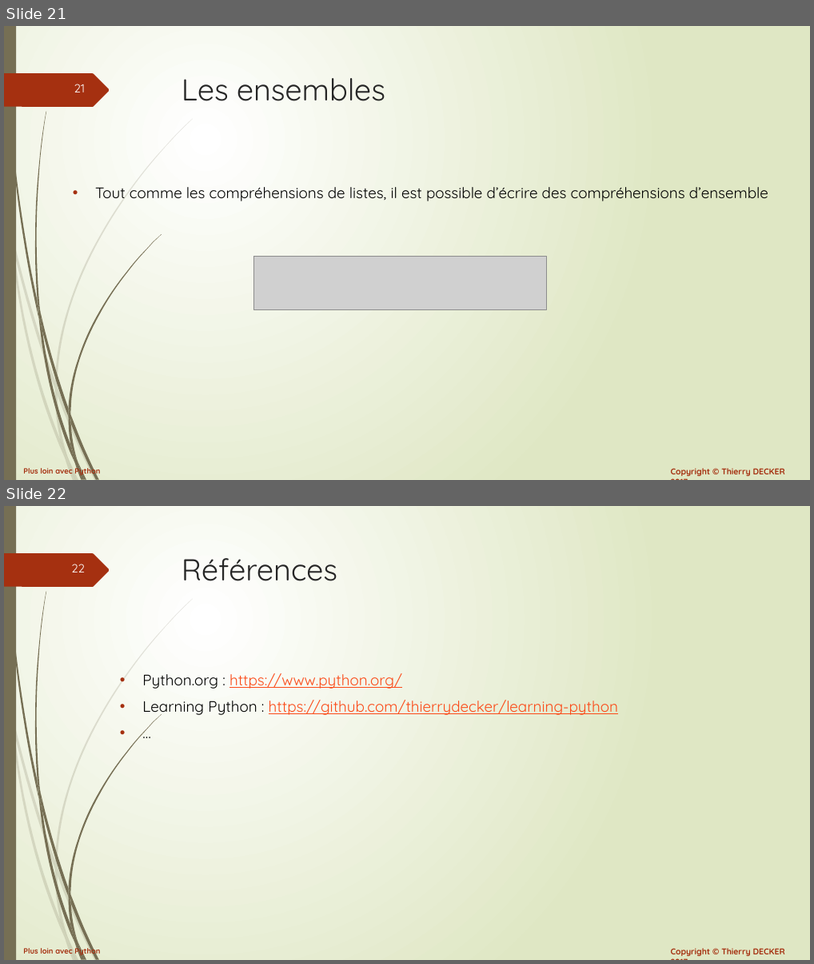
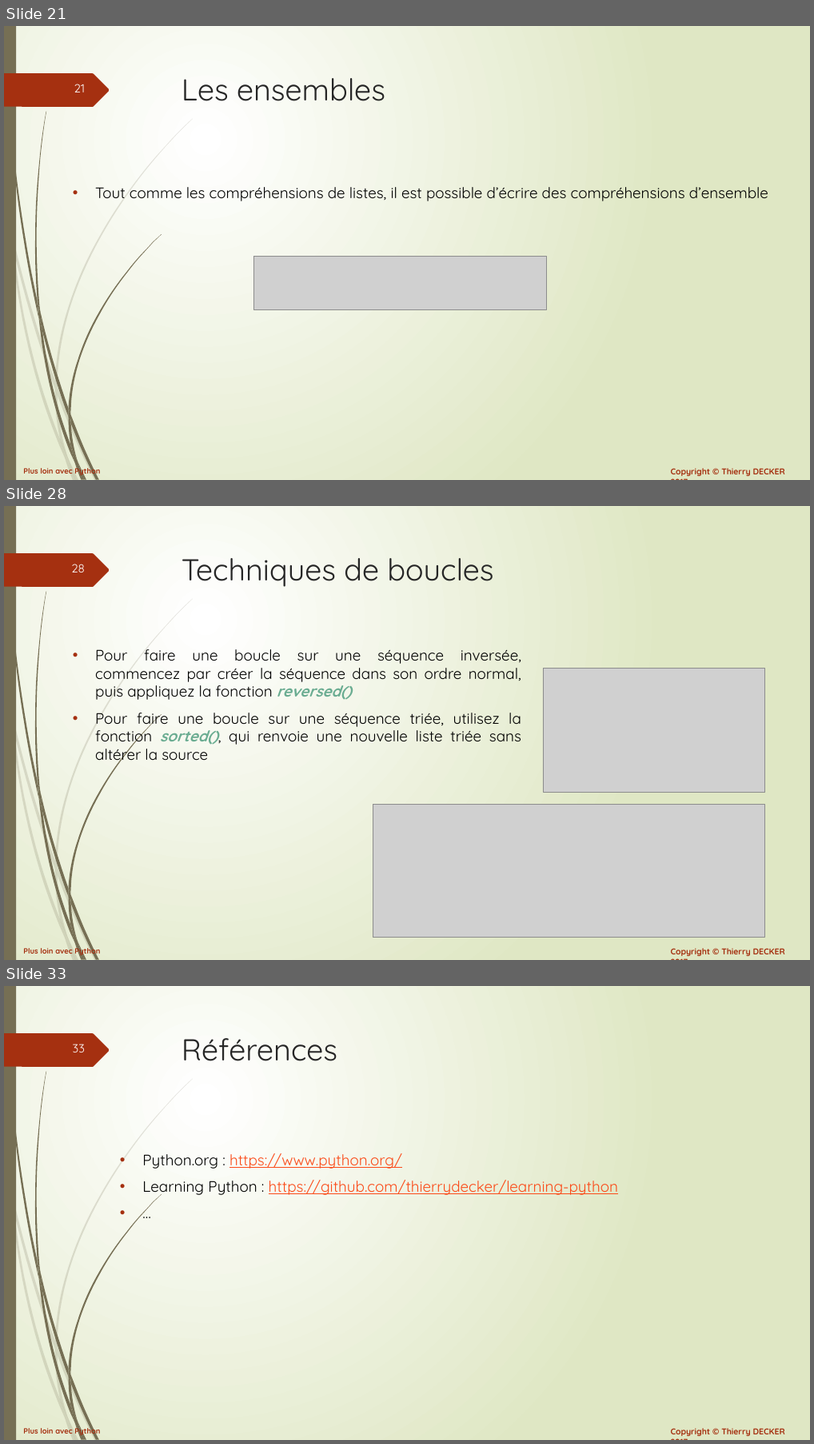
Before and after one commit to VikmanTheRacoon/learning-python, a slide deck: documentations/python-102.pptx. Shown one above the other, each under a label of ours: slides 21 and 22 before the commit, slides 21, 28 and 33 after it; the slides between them are not shown. The pictures are 814x964 and 814x1444 pixels, drawn with LibreOffice and Linux fonts; fonts in the diff are those of the drawing; grey boxes stand for pictures. Boxes give left, top, right and bottom in pixels: in the first picture for what was removed or moved away, otherwise in the second. Text is boxed around its words. In the diff, an @@ line names an element or a change of style, - is before the commit and + after.

```diff
--- a/documentations/python-102.pptx
+++ b/documentations/python-102.pptx
@@ slide 28 added at (4,506,810,960), background gradient #FFFFFF to #DFE8C4; not listed: 27 template elements that a slide beside it also shows @@
@@ title added at (182,558,494,587), 36 pt, text #262626 @@
+Techniques de boucles
@@ text added at (95,649,522,764), 18 pt, text #000000 @@
+• Pour faire une boucle sur une séquence inversée, commencez par créer la séquence dans son ordre normal, puis appliquez la fonction reversed()
+• Pour faire une boucle sur une séquence triée, utilisez la fonction sorted(), qui renvoie une nouvelle liste triée sans altérer la source
@@ picture added at (543,668,765,792) @@
@@ picture added at (373,804,765,937) @@
@@ what was slide 22 is now slide 33 @@
@@ page number at (73,1044,85,1052): text changed @@
-22
+33
```
Also in this commit, not shown: 10 other slides added, 1 other file.
